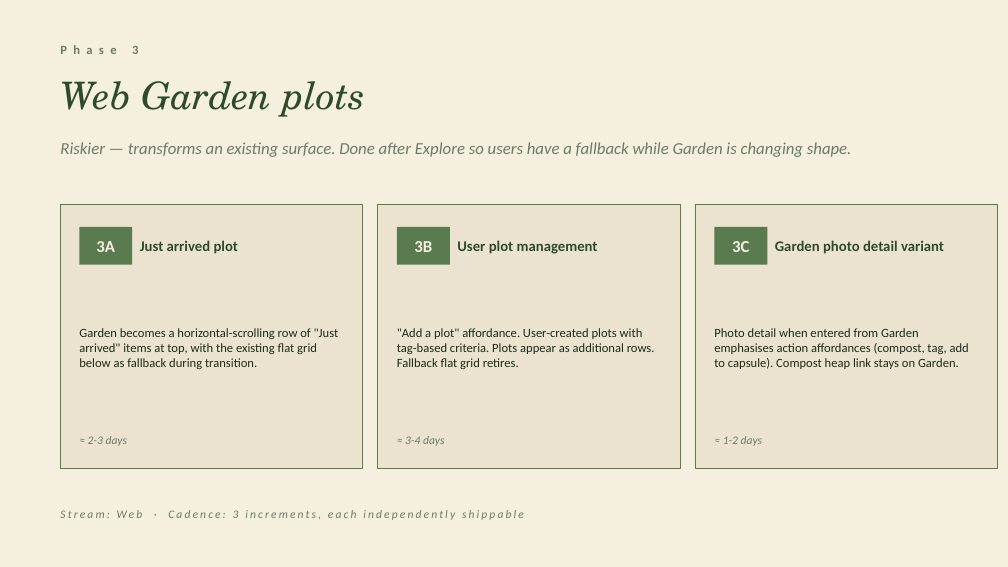
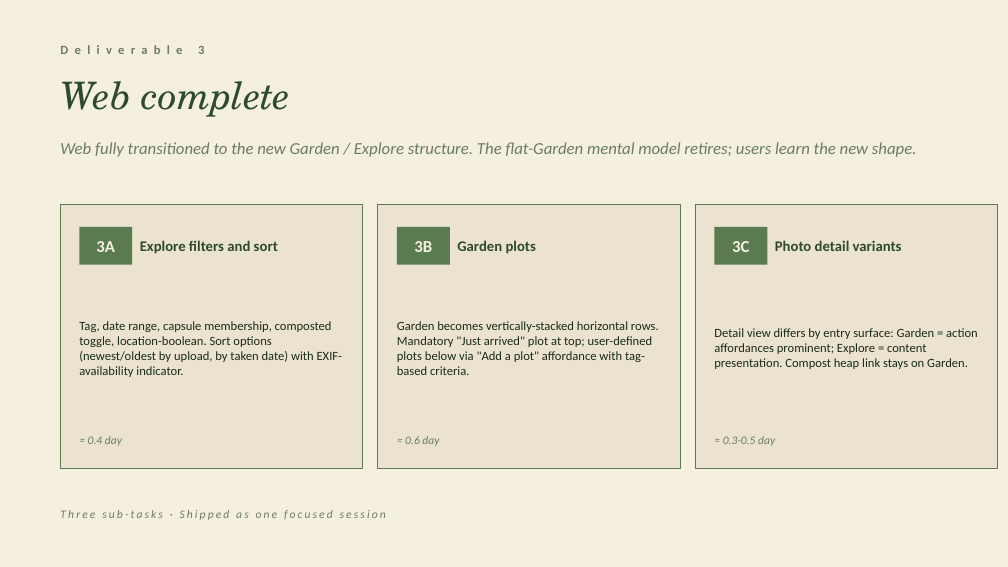
Before and after one commit to bacalv/Heirlooms, a slide deck: slide 8 of docs/presentations/Garden_Explore_Plan.pptx. Drawn at 1008x567 pixels with LibreOffice and Linux fonts; fonts in the diff are those of the drawing. Boxes give left, top, right and bottom in pixels: in the first picture for what was removed or moved away, otherwise in the second. Text is boxed around its words. In the diff, an @@ line names an element or a change of style, - is before the commit and + after.

```diff
--- a/docs/presentations/Garden_Explore_Plan.pptx
+++ b/docs/presentations/Garden_Explore_Plan.pptx
@@ text at [198,46,204,54]: text changed @@
-Phase 3
+Deliverable 3
@@ text at [60,81,291,117]: text changed @@
-Web Garden plots
+Web complete
@@ text at [60,142,917,157]: text changed @@
-Riskier — transforms an existing surface. Done after Explore so users have a fallback while Garden is changing shape.
+Web fully transitioned to the new Garden / Explore structure. The flat-Garden mental model retires; users learn the new shape.
@@ text at [140,240,278,254]: text changed @@
-Just arrived plot
+Explore filters and sort
@@ text at [457,240,536,254]: text changed @@
-User plot management
+Garden plots
@@ text at [775,240,902,251]: text changed @@
-Garden photo detail variant
+Photo detail variants
@@ text at [79,321,342,377]: text changed @@
-Garden becomes a horizontal-scrolling row of "Just arrived" items at top, with the existing flat grid below as fallback during transition.
+Tag, date range, capsule membership, composted toggle, location-boolean. Sort options (newest/oldest by upload, by taken date) with EXIF-availability indicator.
@@ text at [397,321,659,375]: text changed @@
-"Add a plot" affordance. User-created plots with tag-based criteria. Plots appear as additional rows. Fallback flat grid retires.
+Garden becomes vertically-stacked horizontal rows. Mandatory "Just arrived" plot at top; user-defined plots below via "Add a plot" affordance with tag-based criteria.
@@ text at [714,328,978,369]: text changed @@
-Photo detail when entered from Garden emphasises action affordances (compost, tag, add to capsule). Compost heap link stays on Garden.
+Detail view differs by entry surface: Garden = action affordances prominent; Explore = content presentation. Compost heap link stays on Garden.
@@ text at [88,436,122,446]: text changed @@
-≈ 2-3 days
+≈ 0.4 day
@@ text at [405,436,439,446]: text changed @@
-≈ 3-4 days
+≈ 0.6 day
@@ text at [723,436,775,446]: text changed @@
-≈ 1-2 days
+≈ 0.3-0.5 day
@@ text at [60,510,386,520]: text changed @@
-Stream: Web · Cadence: 3 increments, each independently shippable
+Three sub-tasks · Shipped as one focused session
```
Also in this commit, not shown: 4 other slides changed, 3 slides added, 2 slides removed.
